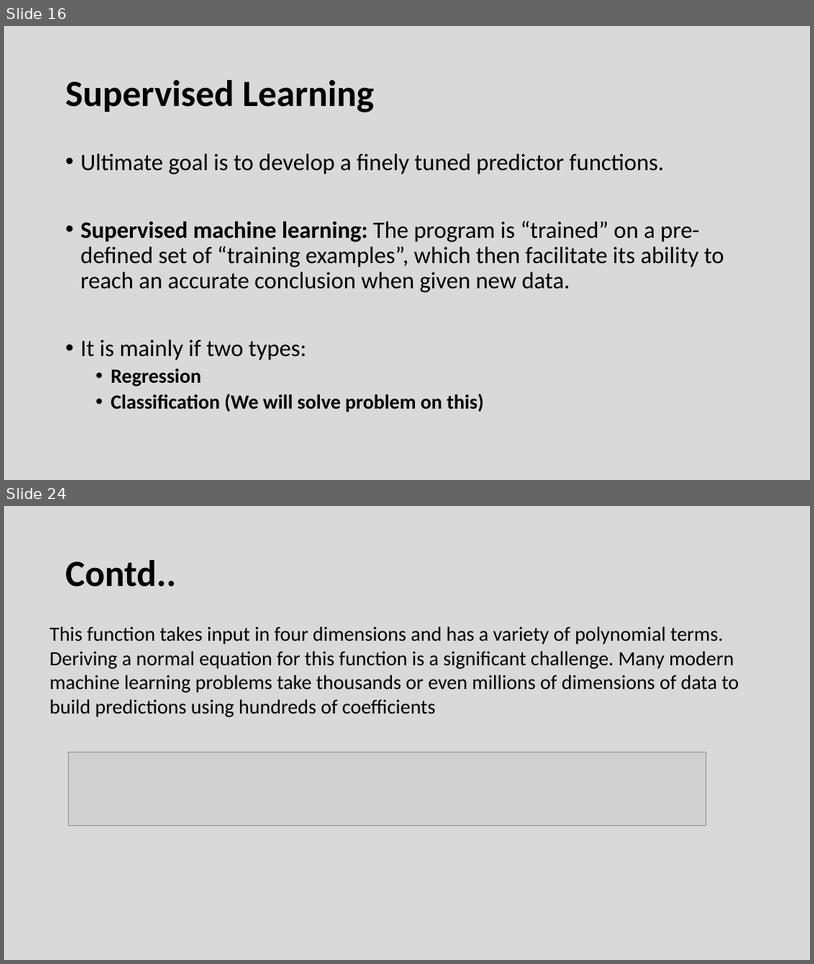
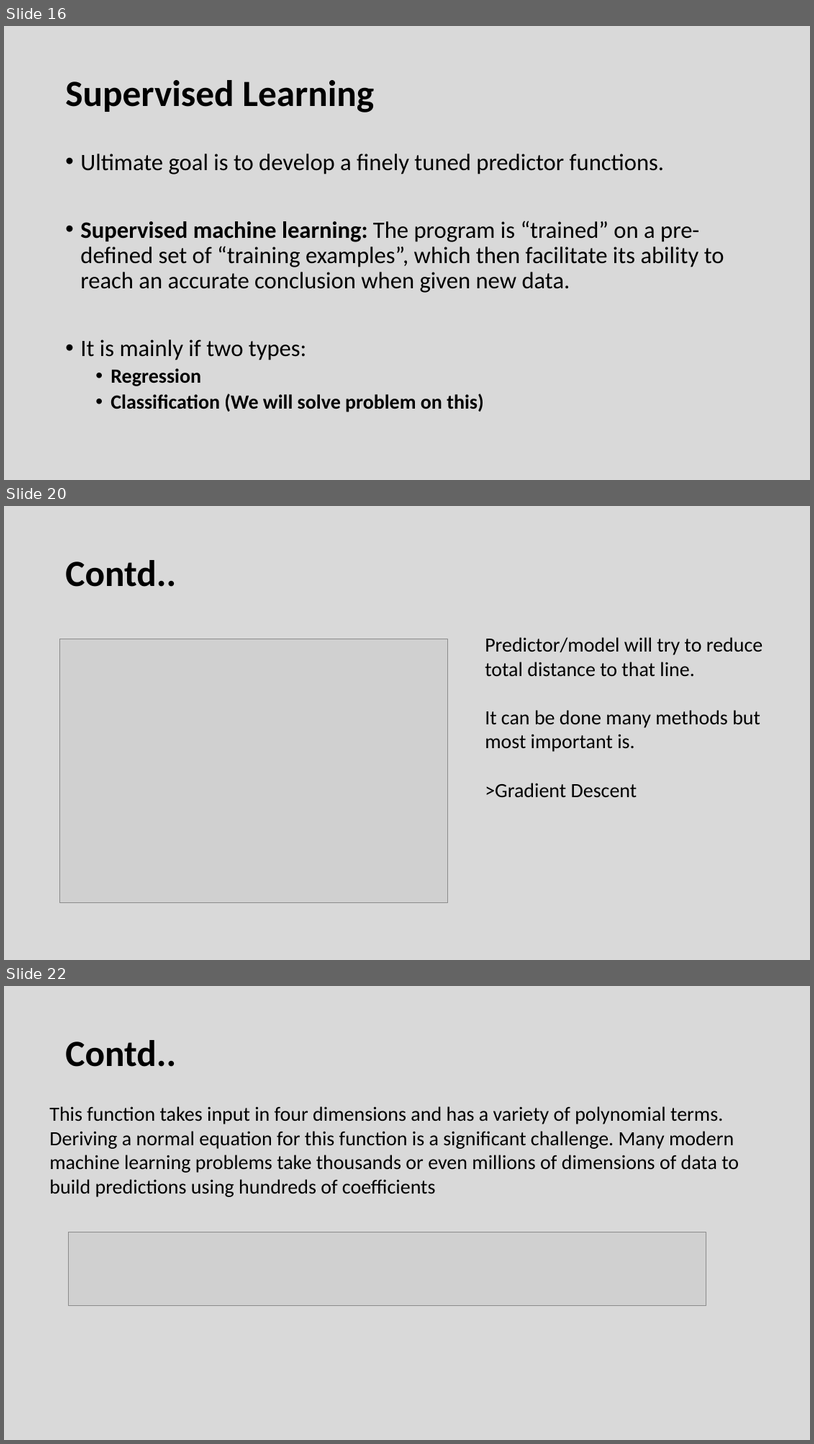
Before and after one commit to Vkrntkmrsngh/Machine-Learning-Training, a slide deck: Introduction TO DATA SCIENCE_Training.pptx. Shown one above the other, each under a label of ours: slides 16 and 24 before the commit, slides 16, 20 and 22 after it; the slides between them are not shown. The pictures are 814x964 and 814x1444 pixels, drawn with LibreOffice and Linux fonts; fonts in the diff are those of the drawing; grey boxes stand for pictures. Boxes give left, top, right and bottom in pixels: in the first picture for what was removed or moved away, otherwise in the second. Text is boxed around its words. In the diff, an @@ line names an element or a change of style, - is before the commit and + after.

```diff
--- a/Introduction TO DATA SCIENCE_Training.pptx
+++ b/Introduction TO DATA SCIENCE_Training.pptx
@@ slide 20 added at (4, 506, 810, 960), background #D9D9D9 @@
@@ title added at (65, 560, 176, 587), 44 pt, text #000000, bold @@
+Contd..
@@ picture added at (59, 639, 449, 902) @@
@@ text added at (485, 637, 763, 797), 24 pt, text #000000 @@
+Predictor/model will try to reduce total distance to that line.
+It can be done many methods but most important is.
+>Gradient Descent
@@ what was slide 24 is now slide 22 @@
```
Also in this commit, not shown: 11 slides changed, 1 other slide added, 3 slides removed, 1 other file.
